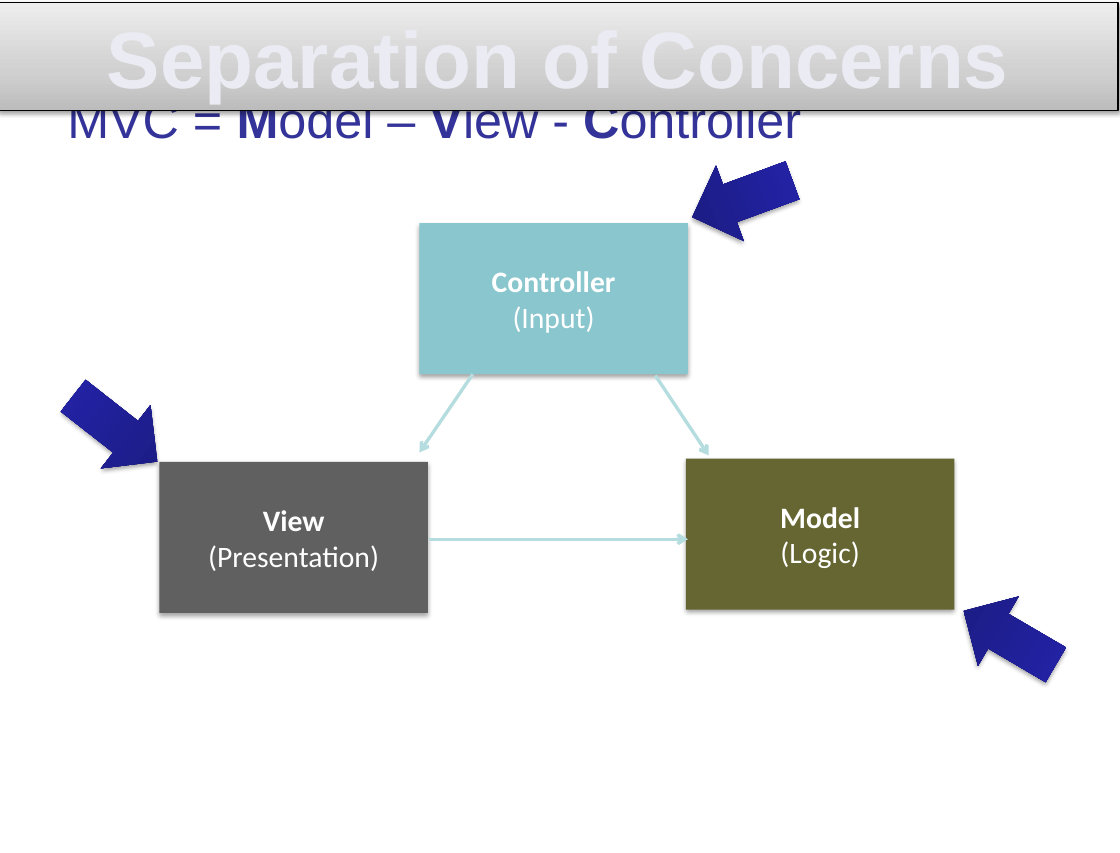
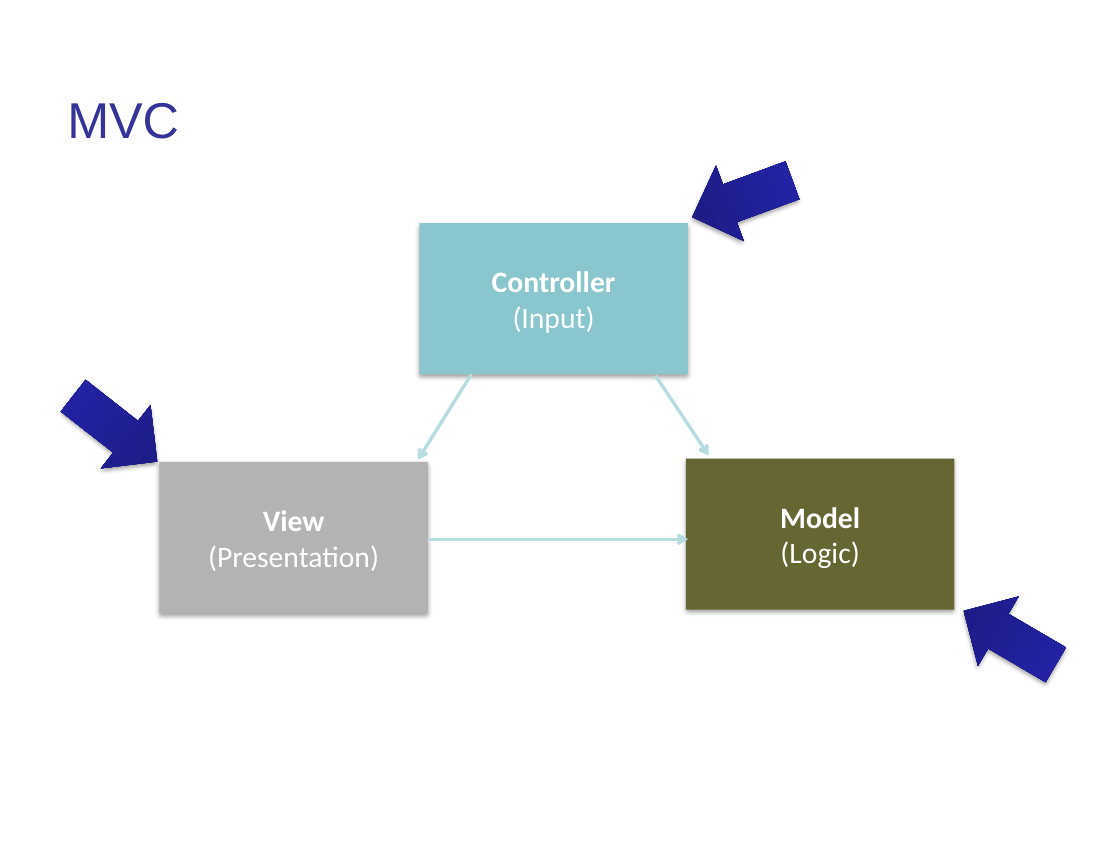
Before and after one commit to kburnell/TestDrivingASP.NETMVC, a slide deck: slide 17 of TestDrivingASP.NETMVC_Short.pptx (slide 18 before the commit). Drawn at 1120x853 pixels with LibreOffice and Linux fonts; fonts in the diff are those of the drawing; background and template pictures are left out. Boxes give left, top, right and bottom in pixels: in the first picture for what was removed or moved away, otherwise in the second. Text is boxed around its words. In the diff, an @@ line names an element or a change of style, - is before the commit and + after.

```diff
--- a/TestDrivingASP.NETMVC_Short.pptx
+++ b/TestDrivingASP.NETMVC_Short.pptx
@@ rectangle removed at (x1=0, y1=3, x2=1118, y2=111) @@
-Separation of Concerns
@@ text at (x1=67, y1=103, x2=179, y2=139): text changed @@
-MVC = Model – View - Controller
+MVC
@@ arrow moved from (473, 374) - (419, 452) to (471, 374) - (418, 460) @@
@@ rectangle "View" at (x1=159, y1=462, x2=428, y2=613): fill #606060 to #B3B3B3 @@
```
Also in this commit, not shown: 16 other slides changed, 4 slides added, 8 slides removed, 6 other files.
